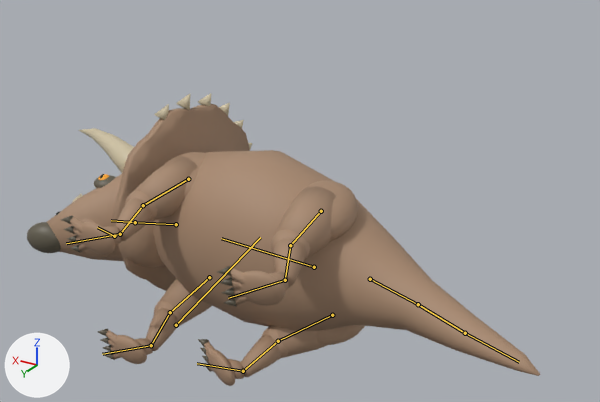
Two versions of the FBX model Assets/Export/Dinosaurs/Trike_Death.fbx, one commit apart.
Both versions are drawn from a 50 mm camera at (-6.29, 8.3, 5.86) aimed at (-0.38, -1.56, 0.93). Every picture has the same lights, and +X, +Y and +Z are marked at lower left. The first picture is the older version. Both versions are drawn at frame 30 of the action 'Scene'; the numbers are the values there. The bones that change, and the others that lie on the model, are drawn over the model as lines.

The first picture shows 'SK_Trike'.
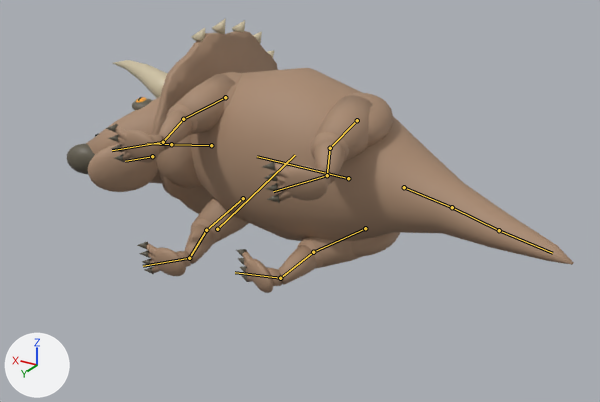
What differs and where, as boxes (x1, y1, x2, y2) in the pictures (600 x 402 px):
'SK_Trike', posed (6% shorter): before (27, 93, 540, 386); after (67, 19, 574, 293)
bone 'root', root to tip: before (176, 325) to (260, 237); after (217, 229) to (295, 155)
bone 'jaw', root to tip: before (114, 236) to (97, 227); after (152, 156) to (125, 161)

The change in detail:
Bone 'root' (bone_root) moves from (0.0, 0.0, -100.0) to (0.0, 100.0, 0.0).
Bone 'jaw' (bone_jaw) turns from (25, 0, 0) to (-25, 0, 0) degrees about its own x, y and z.
